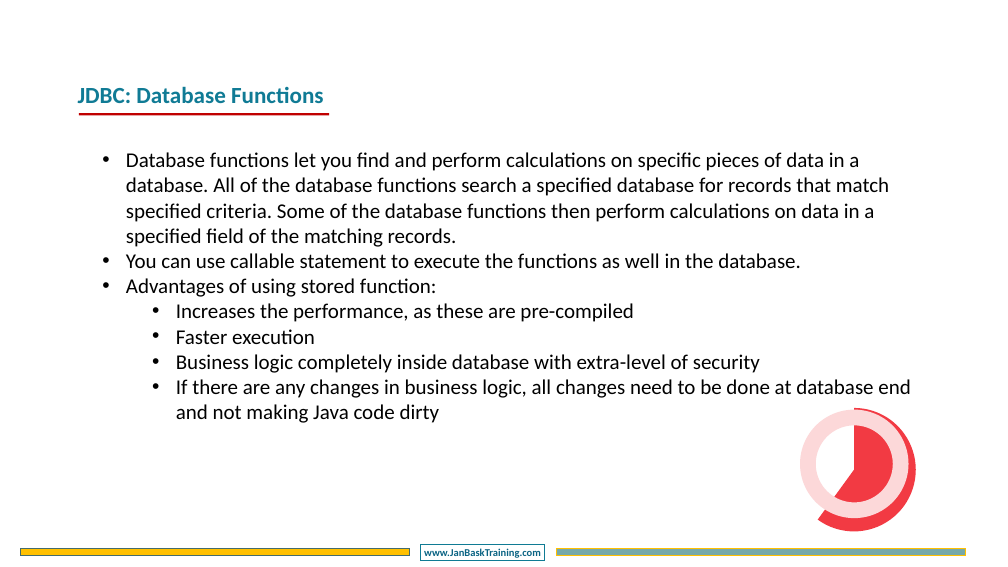
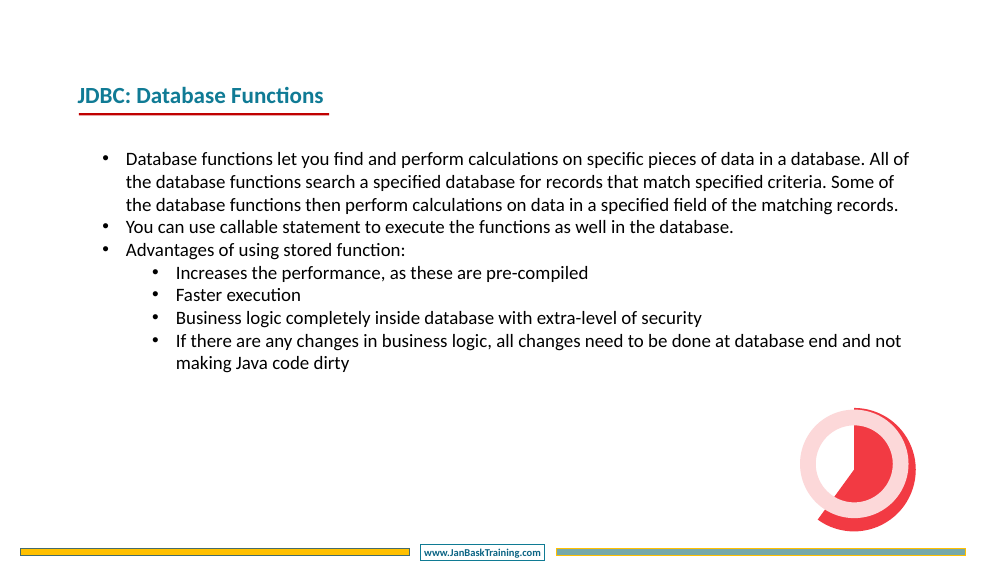
Before and after one commit to CompleteJavaTraining/AdvancedJava, a slide deck: slide 6 of slides/JDBC/JDBC - Chapter2.pptx (slide 8 before the commit). Drawn at 1008x567 pixels with LibreOffice and Linux fonts; fonts in the diff are those of the drawing; background and template pictures are left out. Boxes give left, top, right and bottom in pixels: in the first picture for what was removed or moved away, otherwise in the second. Text is boxed around its words. In the diff, an @@ line names an element or a change of style, - is before the commit and + after.

Commit message:
checked in the updated formatted slides

```diff
--- a/slides/JDBC/JDBC - Chapter2.pptx
+++ b/slides/JDBC/JDBC - Chapter2.pptx
@@ text "Database functions let you find ..." at (126,152,909,373): size 40 to 36 pt @@
```
Also in this commit, not shown: 3 other slides changed, 6 slides removed, 3 other files.
